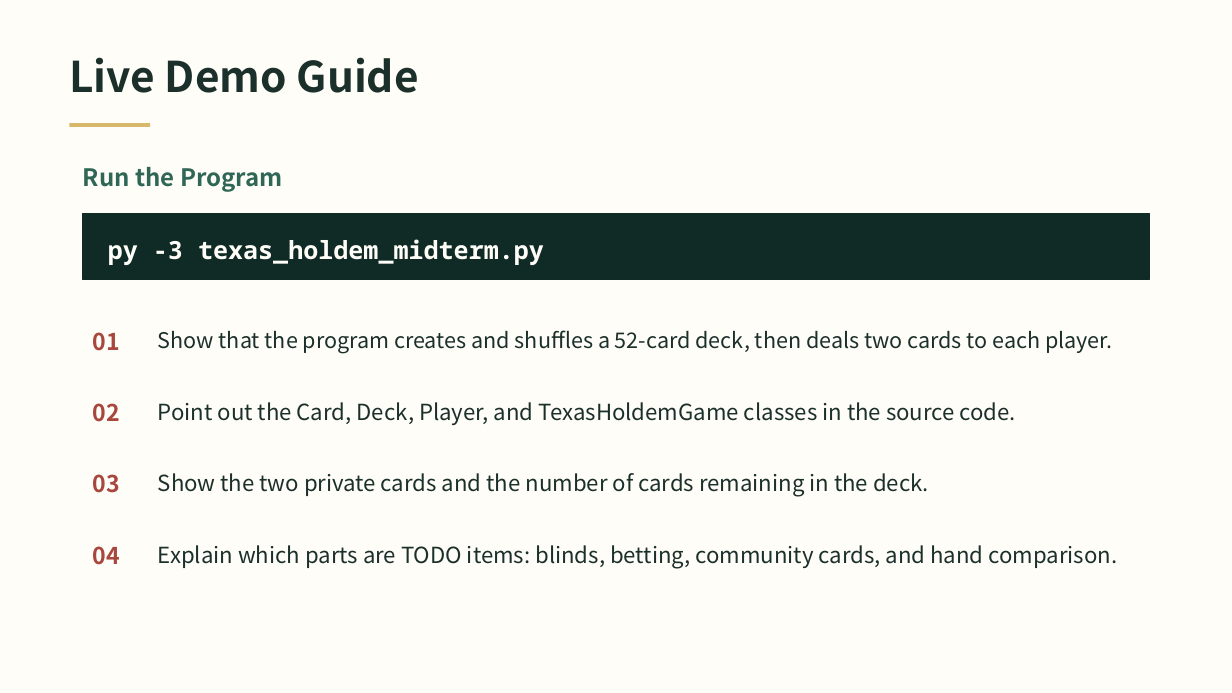
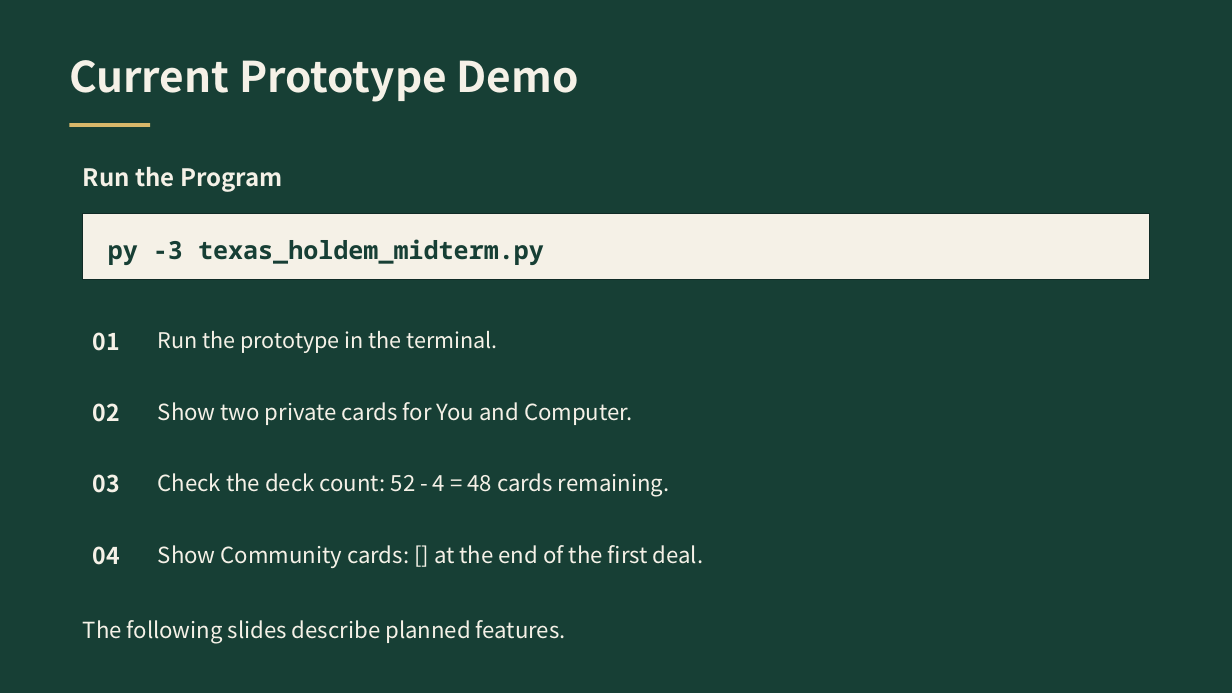
Before and after one commit to heyiweiheyi/computer-group-Texas-Hold-em, a slide deck: slide 4 of midterm_report/texas_holdem_midterm_report.pptx (slide 7 before the commit). Drawn at 1232x693 pixels with LibreOffice and Linux fonts; fonts in the diff are those of the drawing. Boxes give left, top, right and bottom in pixels: in the first picture for what was removed or moved away, otherwise in the second. Text is boxed around its words. In the diff, an @@ line names an element or a change of style, - is before the commit and + after.

Commit message:
docs: organize midterm report around prototype demo

```diff
--- a/midterm_report/texas_holdem_midterm_report.pptx
+++ b/midterm_report/texas_holdem_midterm_report.pptx
@@ background #FFFDF8 to #173F35 @@
@@ text at (69,60,579,102): text changed; text colour #1C302B to #F5F1E7 @@
-Live Demo Guide
+Current Prototype Demo
@@ text "Run the Program" at (83,167,283,192): text colour #2F6656 to #F5F1E7 @@
@@ rectangle at (83,213,1150,279): fill #102B26 to #F5F1E7 @@
@@ text "py -3 texas_holdem_midterm.py" at (108,239,544,265): text colour #FFFDF8 to #173F35 @@
@@ text at (158,331,497,353): text changed; text colour #1C302B to #F5F1E7 @@
-Show that the program creates and shuffles a 52-card deck, then deals two cards to each player.
+Run the prototype in the terminal.
@@ text at (158,402,633,425): text changed; text colour #1C302B to #F5F1E7 @@
-Point out the Card, Deck, Player, and TexasHoldemGame classes in the source code.
+Show two private cards for You and Computer.
@@ text at (158,473,670,497): text changed; text colour #1C302B to #F5F1E7 @@
-Show the two private cards and the number of cards remaining in the deck.
+Check the deck count: 52 - 4 = 48 cards remaining.
@@ text colour #A7473D to #F5F1E7 in 4 elements at (92,332,119,351), (92,403,119,422), (92,474,119,493), (92,546,119,565) @@
@@ text at (158,545,704,568): text changed; text colour #1C302B to #F5F1E7 @@
-Explain which parts are TODO items: blinds, betting, community cards, and hand comparison.
+Show Community cards: [] at the end of the first deal.
@@ text added at (83,620,566,643), 17.2 pt, text #F5F1E7 @@
+The following slides describe planned features.
```
Also in this commit, not shown: 7 other slides changed.
